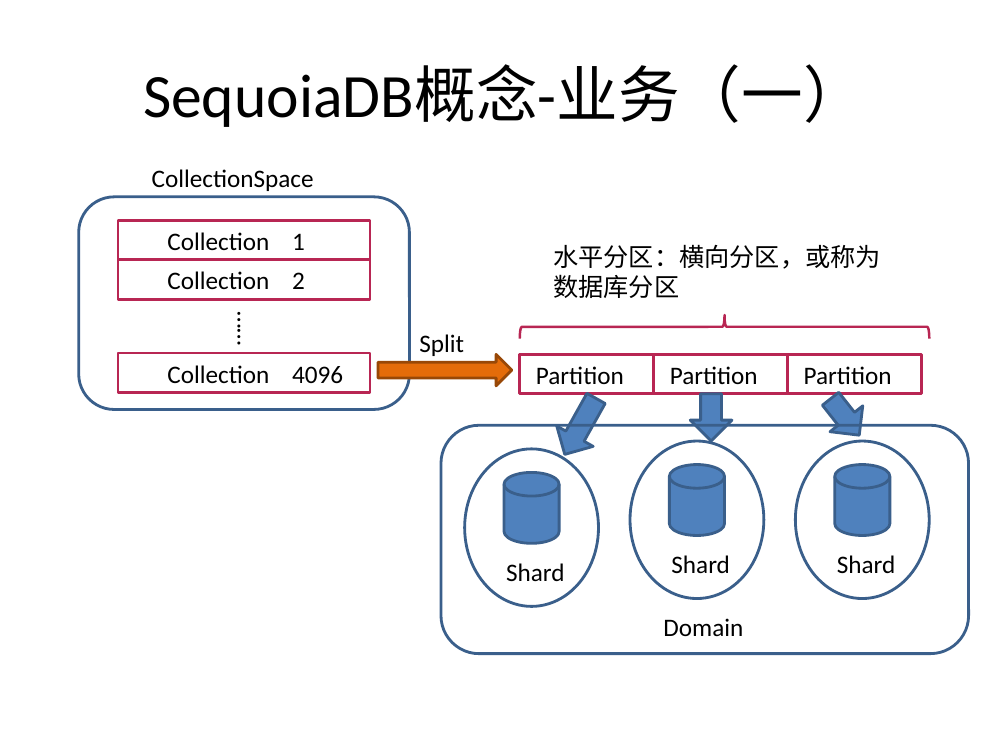
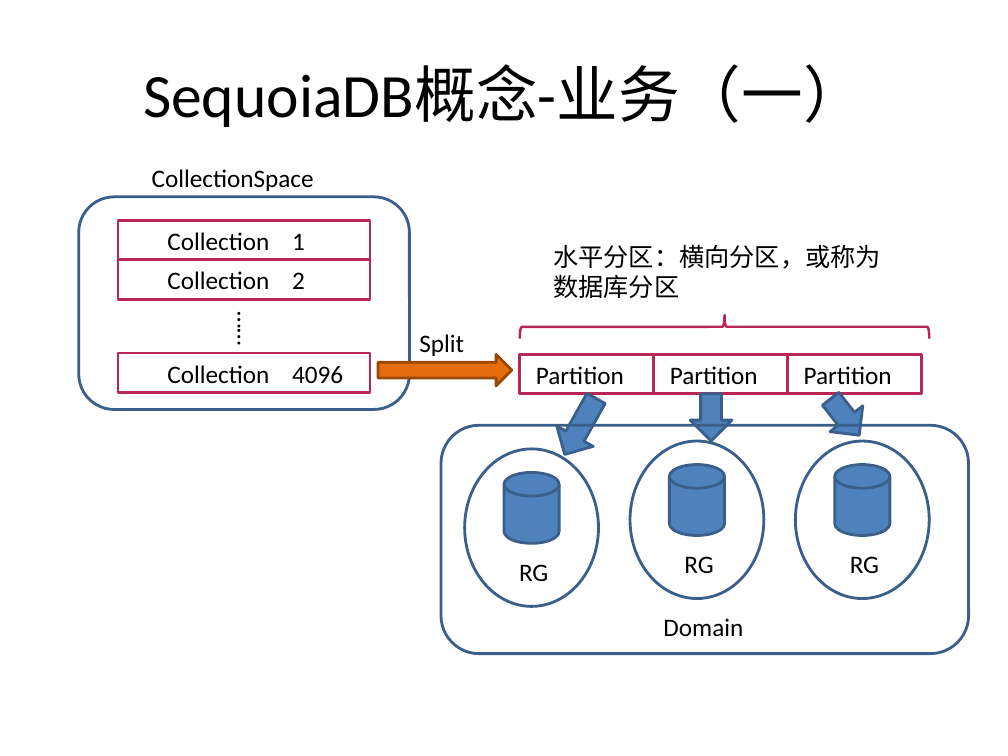
Before and after one commit to Vivian-hihi/SequoiaDB, a slide deck: slide 3 of internal_doc/02.架构框架/sequoiadb概念介绍.pptx. Drawn at 1008x756 pixels with LibreOffice and Linux fonts; fonts in the diff are those of the drawing. Boxes give left, top, right and bottom in pixels: in the first picture for what was removed or moved away, otherwise in the second. Text is boxed around its words. In the diff, an @@ line names an element or a change of style, - is before the commit and + after.

```diff
--- a/internal_doc/02.架构框架/sequoiadb概念介绍.pptx
+++ b/internal_doc/02.架构框架/sequoiadb概念介绍.pptx
@@ text at [519, 564, 548, 581]: text changed @@
-Shard
+RG
@@ text at [684, 556, 713, 573]: text changed @@
-Shard
+RG
@@ text at [850, 556, 879, 573]: text changed @@
-Shard
+RG
```
